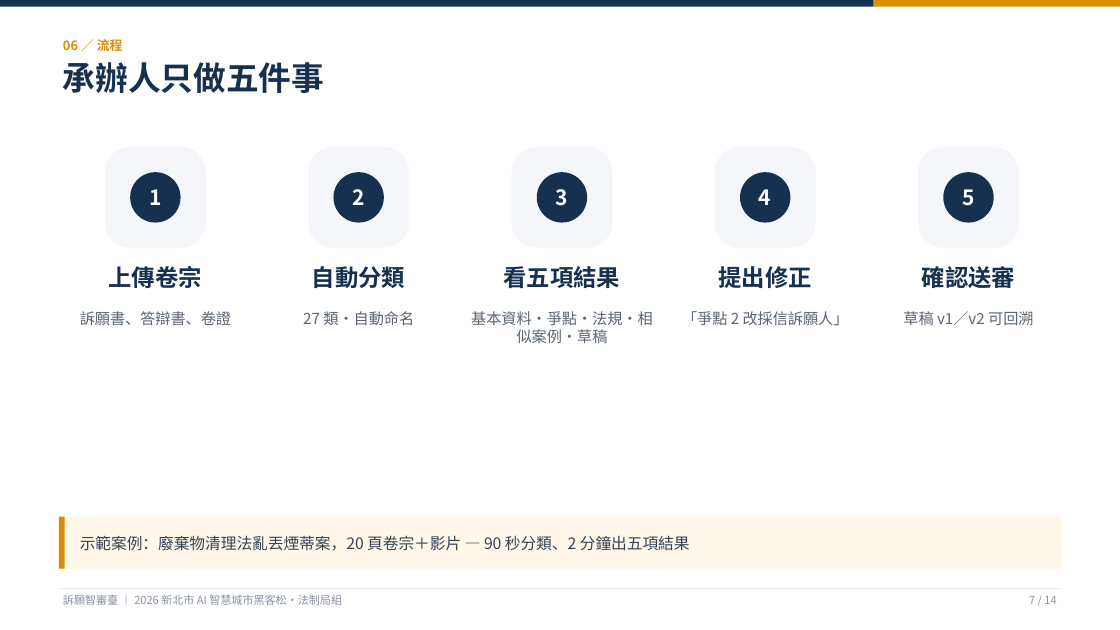
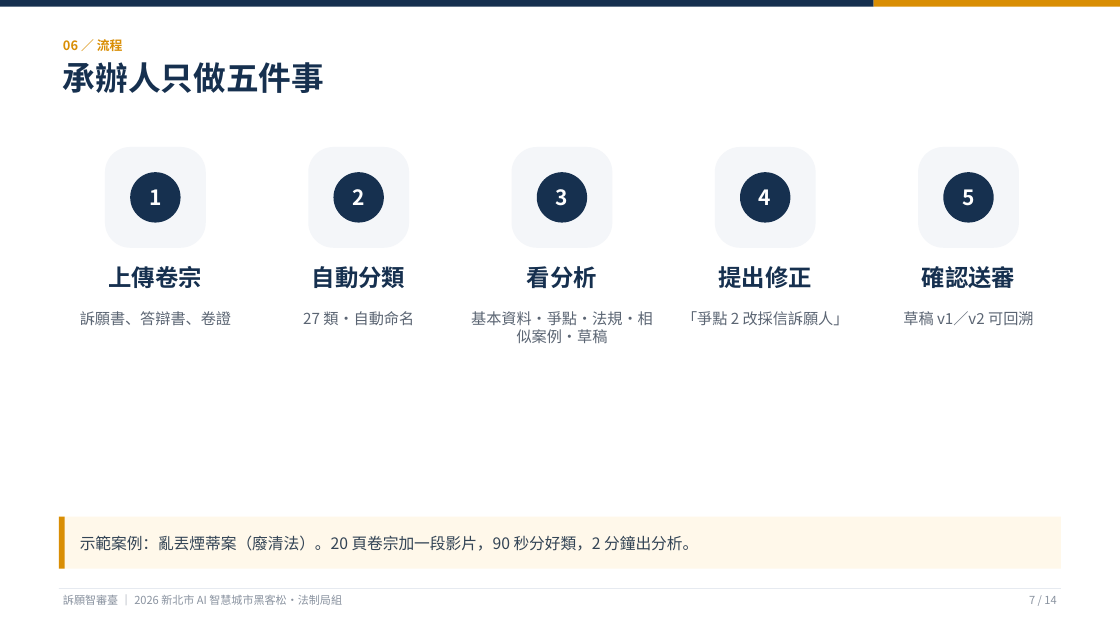
Before and after one commit to KevinMursh/hackathon_wisxxxx, a slide deck: slide 7 of docs/提案/提案簡報-訴願智審臺.pptx. Drawn at 1120x630 pixels with LibreOffice and Linux fonts; fonts in the diff are those of the drawing. Boxes give left, top, right and bottom in pixels: in the first picture for what was removed or moved away, otherwise in the second. Text is boxed around its words. In the diff, an @@ line names an element or a change of style, - is before the commit and + after.

```diff
--- a/docs/提案/提案簡報-訴願智審臺.pptx
+++ b/docs/提案/提案簡報-訴願智審臺.pptx
@@ text at (527,266,597,288): text changed @@
-看五項結果
+看分析
@@ text at (80,535,698,551): text changed @@
-示範案例：廢棄物清理法亂丟煙蒂案，20 頁卷宗＋影片 — 90 秒分類、2 分鐘出五項結果
+示範案例：亂丟煙蒂案（廢清法）。20 頁卷宗加一段影片，90 秒分好類，2 分鐘出分析。
```
Also in this commit, not shown: 13 other slides changed, 3 other files.
